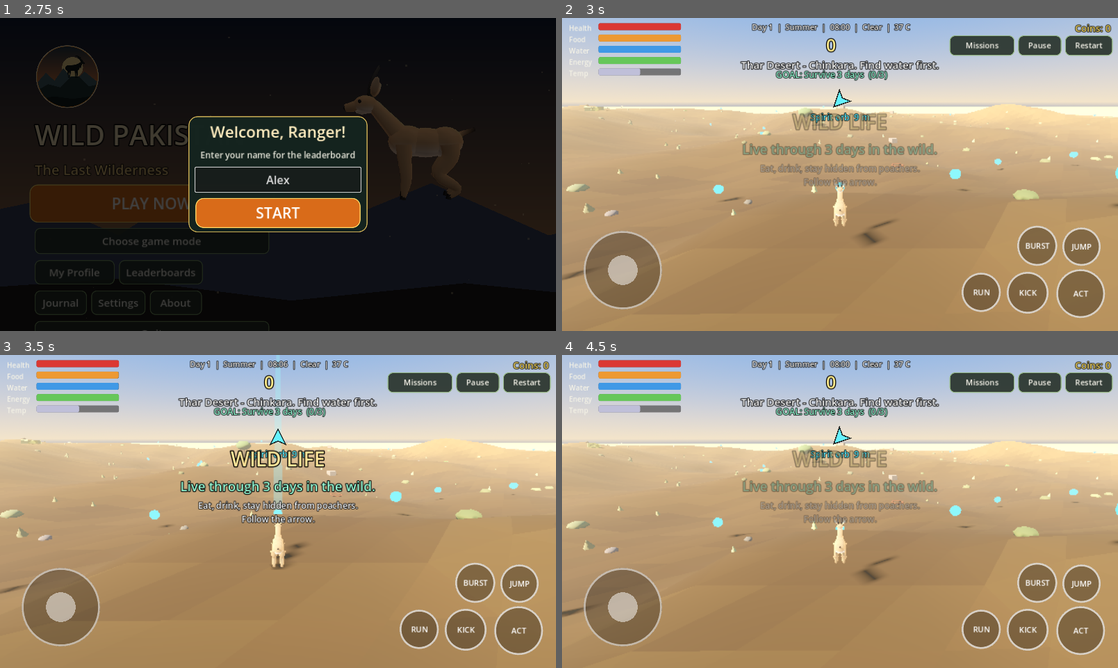
Above: before the commit, frames 1-4 (two rows, left to right).
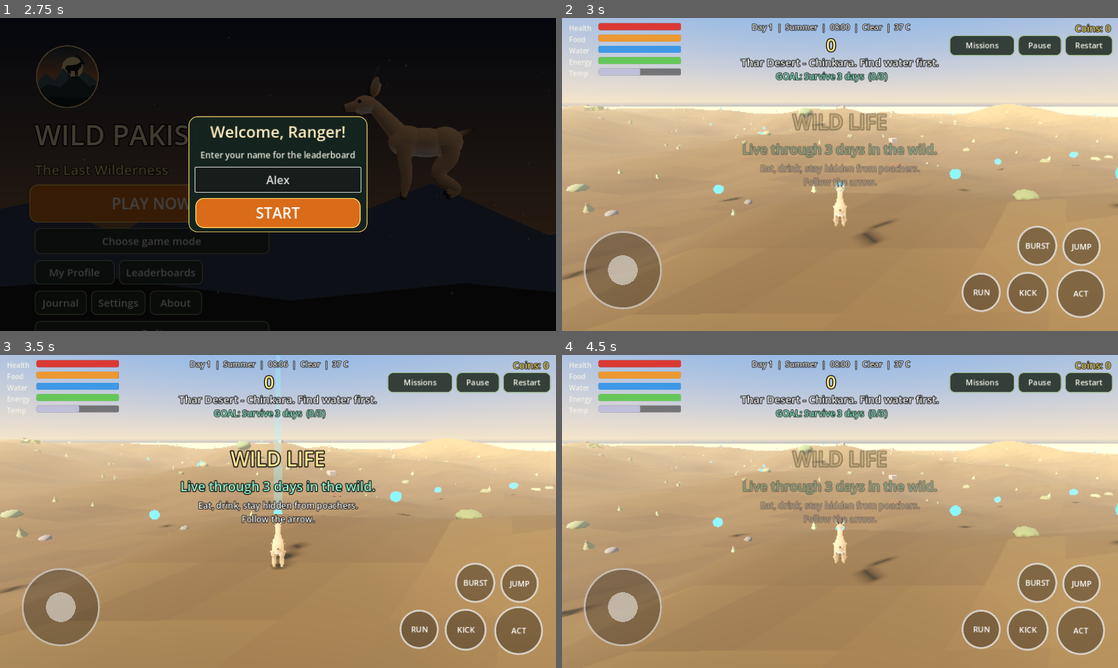
Above: after the commit, the same moments.

Repository: Talha2281/Wild-Pakistan
Game: Godot game, scene res://scenes/main_menu.tscn
Two runs of this game, one before a commit and one after it. Both use one fixed random seed, a clock stepped at 60 frames per second and the inputs below.
Inputs (mouse positions are in pixels of both pictures, inside the frame that each line leads up to):
- Up to frame 1 (2.75 s): click "PLAY NOW" at 0.5 s; click (278, 180) at 1.27 s; type "Alex" at 1.35 s; click "PLAY NOW" at 2 s
- Up to frame 2 (3 s): click "START" at 2.75 s
- Up to frame 3 (3.5 s): no input
- Up to frame 4 (4.5 s): click "Restart" at 3.5 s; click "Restart" at 4.25 s

Frame 1 is identical in both runs. In frame 2, 1.6% of the frame differs, in the area x 32-68%, y 12-34%; in frame 3, 1.5%; in frame 4, 1.6%.

Commit message:
Fix HUD overlaps: toast/goal spacing, fade guide during intro
Co-Authored-By: Claude Sonnet 5.5 <noreply@anthropic.com>
Claude-Session: https://claude.ai/code/session_01K5eLCAWpyZAv7sLmPEvZBu

Diff:
--- a/scripts/ui/hud.gd
+++ b/scripts/ui/hud.gd
@@ -295,8 +295,8 @@
 	_goal_label.anchor_right = 1.0
 	_goal_label.offset_left = 300.0
 	_goal_label.offset_right = -340.0
-	_goal_label.offset_top = 116.0
-	_goal_label.offset_bottom = 144.0
+	_goal_label.offset_top = 120.0
+	_goal_label.offset_bottom = 148.0
 	_goal_label.mouse_filter = Control.MOUSE_FILTER_IGNORE
 	_root.add_child(_goal_label)
 	_refresh_goal()
@@ -342,14 +342,14 @@
 	panel_box.add_child(h)
 	box.add_child(panel_box)
 	_intro.position.y = -60.0
-	_guide.visible = false
+	_guide.modulate.a = 0.0
 	_intro.modulate.a = 0.0
 	var tw := create_tween()
 	tw.tween_property(_intro, "modulate:a", 1.0, 0.5)
 	tw.tween_interval(6.0)
 	tw.tween_property(_intro, "modulate:a", 0.0, 1.0)
 	tw.tween_callback(func() -> void:
-		_guide.visible = true
+		create_tween().tween_property(_guide, "modulate:a", 1.0, 0.5)
 		_intro.queue_free())
 
 
@@ -372,8 +372,8 @@
 	_toast_label.anchor_right = 1.0
 	_toast_label.offset_left = 120.0
 	_toast_label.offset_right = -120.0
-	_toast_label.offset_top = 90.0
-	_toast_label.offset_bottom = 150.0
+	_toast_label.offset_top = 84.0
+	_toast_label.offset_bottom = 114.0
 	_toast_label.modulate.a = 0.0
 	_toast_label.mouse_filter = Control.MOUSE_FILTER_IGNORE
 	_root.add_child(_toast_label)
